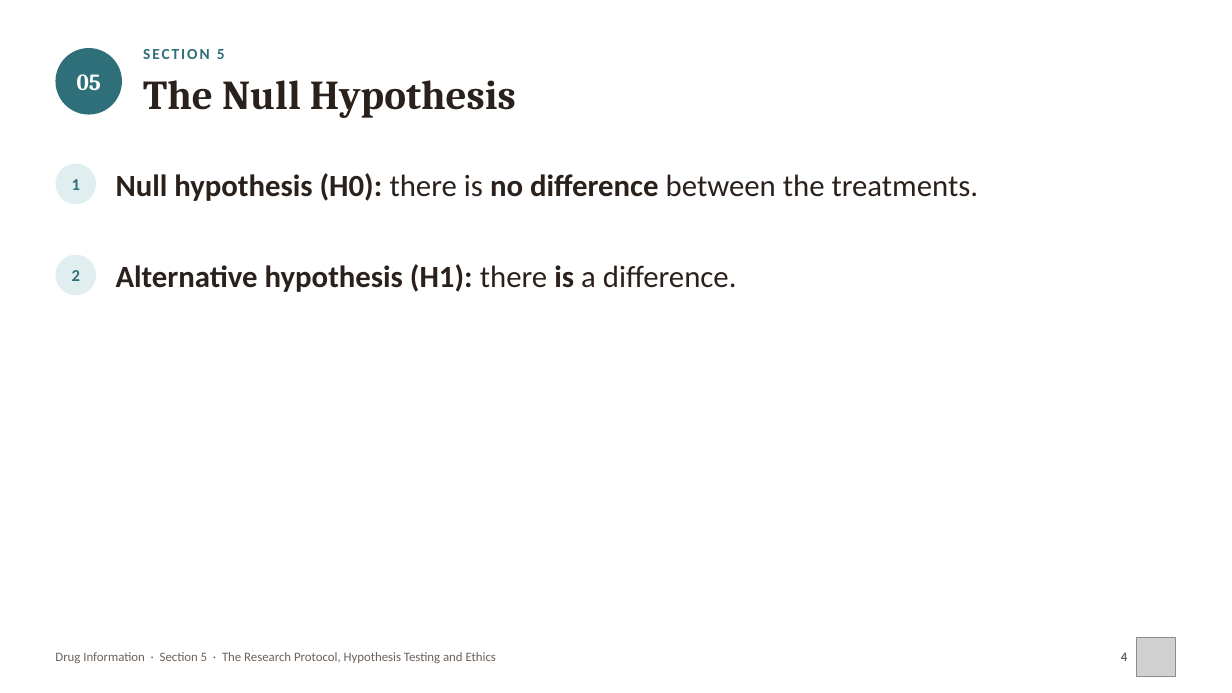
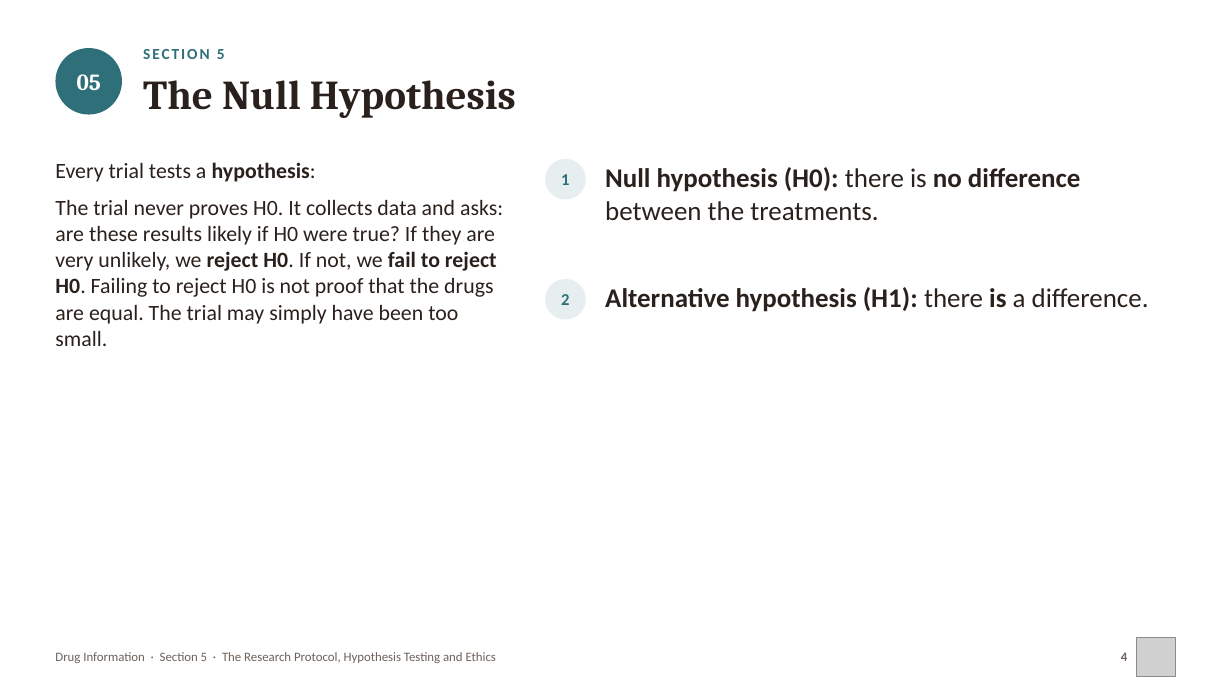
Before and after one commit to drrefaat18-ops/yasser, a slide deck: slide 4 of projects/drug-information-practical/slides/ch05-protocol-hypothesis-ethics.pptx. Drawn at 1232x693 pixels with LibreOffice and Linux fonts; fonts in the diff are those of the drawing; grey boxes stand for pictures. Boxes give left, top, right and bottom in pixels: in the first picture for what was removed or moved away, otherwise in the second. Text is boxed around its words. In the diff, an @@ line names an element or a change of style, - is before the commit and + after.

```diff
--- a/projects/drug-information-practical/slides/ch05-protocol-hypothesis-ethics.pptx
+++ b/projects/drug-information-practical/slides/ch05-protocol-hypothesis-ethics.pptx
@@ text added at [55,162,503,346], 17 pt, text #2B211C @@
+Every trial tests a hypothesis:
+The trial never proves H0. It collects data and asks: are these results likely if H0 were true? If they are very unlikely, we reject H0. If not, we fail to reject H0. Failing to reject H0 is not proof that the drugs are equal. The trial may simply have been too small.
@@ ellipse "1": place and size @@
-ellipse "1" at [55,164,96,204]
+ellipse "1" at [545,159,586,200]
@@ ellipse "1" at [545,159,586,200]: fill #E0EEF0 to #E6EEEF @@
@@ text "Null hypothesis (H0): there is ...": place and size @@
-text "Null hypothesis (H0): there is ..." at [116,173,979,201]
+text "Null hypothesis (H0): there is ..." at [605,167,1080,221]
@@ text "Null hypothesis (H0): there is ..." at [605,167,1080,221]: size 24 to 21 pt @@
@@ ellipse "2" at [545,279,586,320]: fill #E0EEF0 to #E6EEEF @@
@@ ellipse "2": place and size @@
-ellipse "2" at [55,255,96,296]
+ellipse "2" at [545,279,586,320]
@@ text "Alternative hypothesis (H1): there is ..." at [605,287,1149,312]: size 24 to 21 pt @@
@@ text "Alternative hypothesis (H1): there is ...": place and size @@
-text "Alternative hypothesis (H1): there is ..." at [116,264,737,292]
+text "Alternative hypothesis (H1): there is ..." at [605,287,1149,312]
```
Also in this commit, not shown: 21 other slides changed, 3 slides added, 16 other files.
